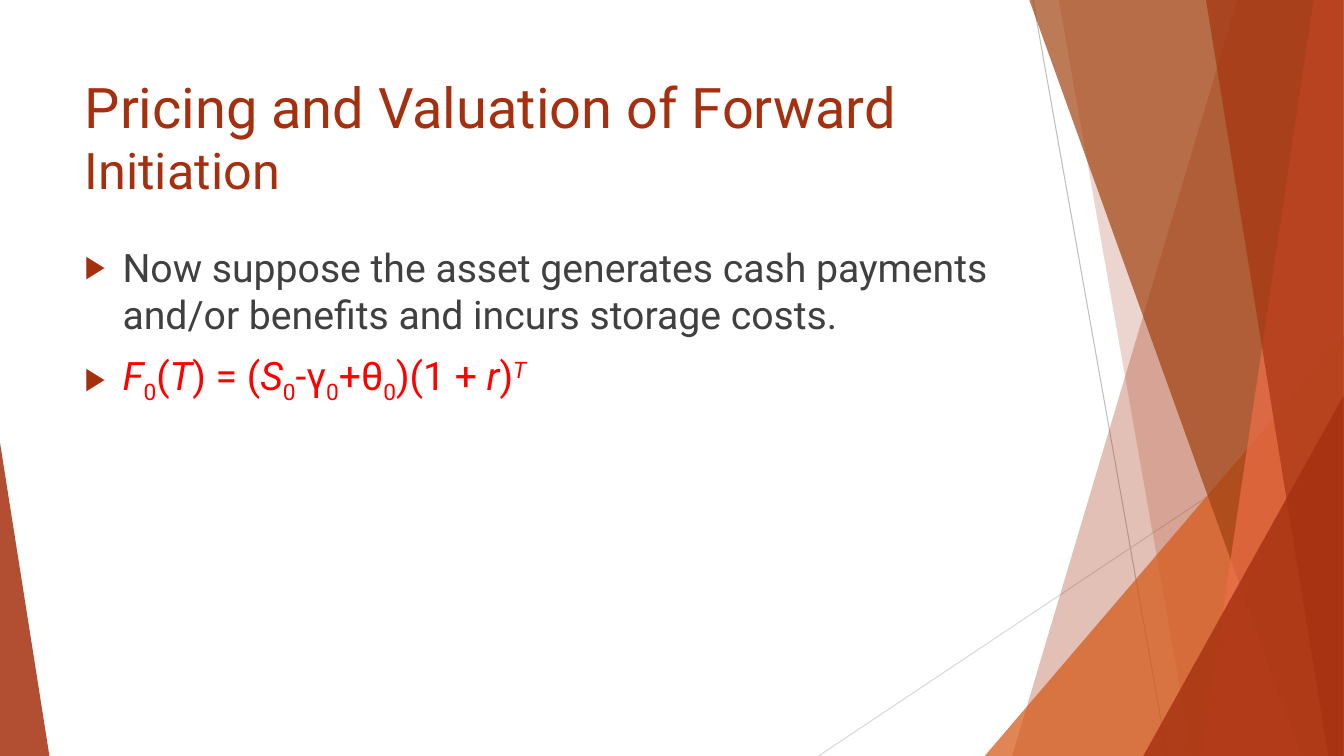
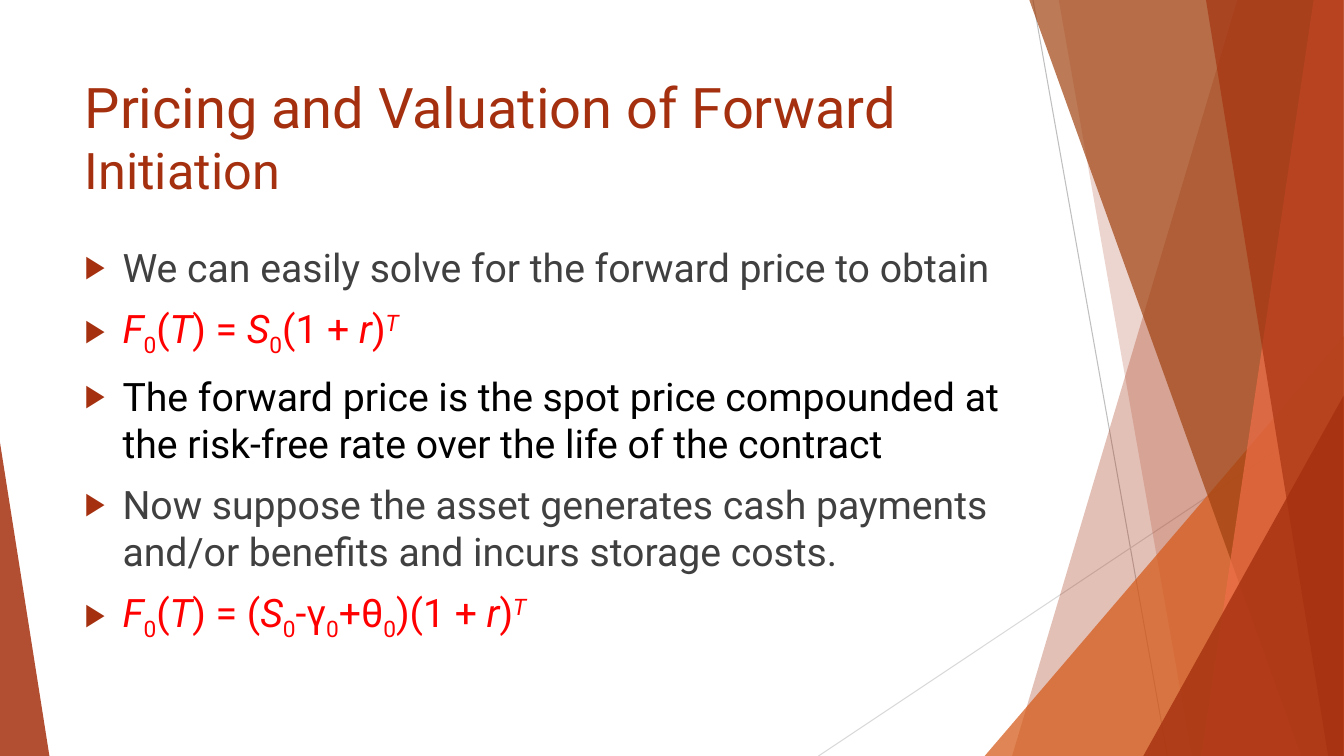
Before and after one commit to Isco0530/data, a slide deck: slide 15 of Reading 46.pptx. Drawn at 1344x756 pixels with LibreOffice and Linux fonts; fonts in the diff are those of the drawing. Boxes give left, top, right and bottom in pixels: in the first picture for what was removed or moved away, otherwise in the second. Text is boxed around its words. In the diff, an @@ line names an element or a change of style, - is before the commit and + after.

```diff
--- a/Reading 46.pptx
+++ b/Reading 46.pptx
@@ text at box(123, 252, 999, 459): paragraphs added @@
+▶ We can easily solve for the forward price to obtain
+▶ F0(T) = S0(1 + r)T
+▶ The forward price is the spot price compounded at the risk-free rate over the life of the contract
```
Also in this commit, not shown: 4 other slides changed, 1 slide removed.
